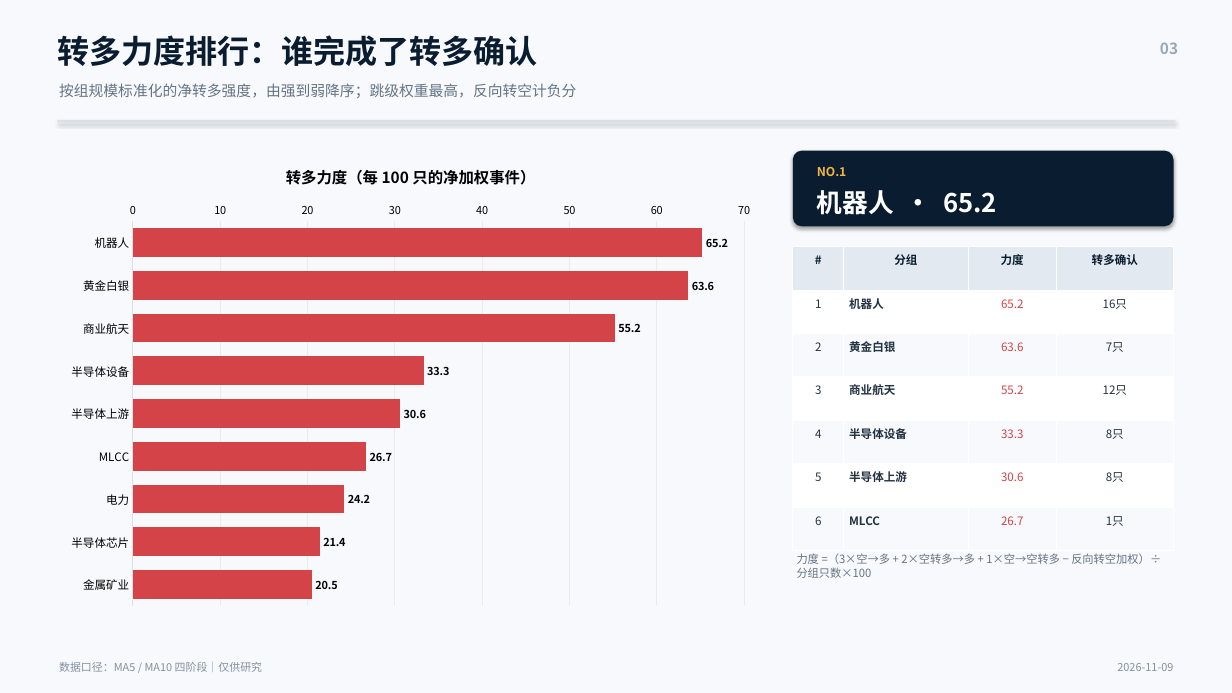
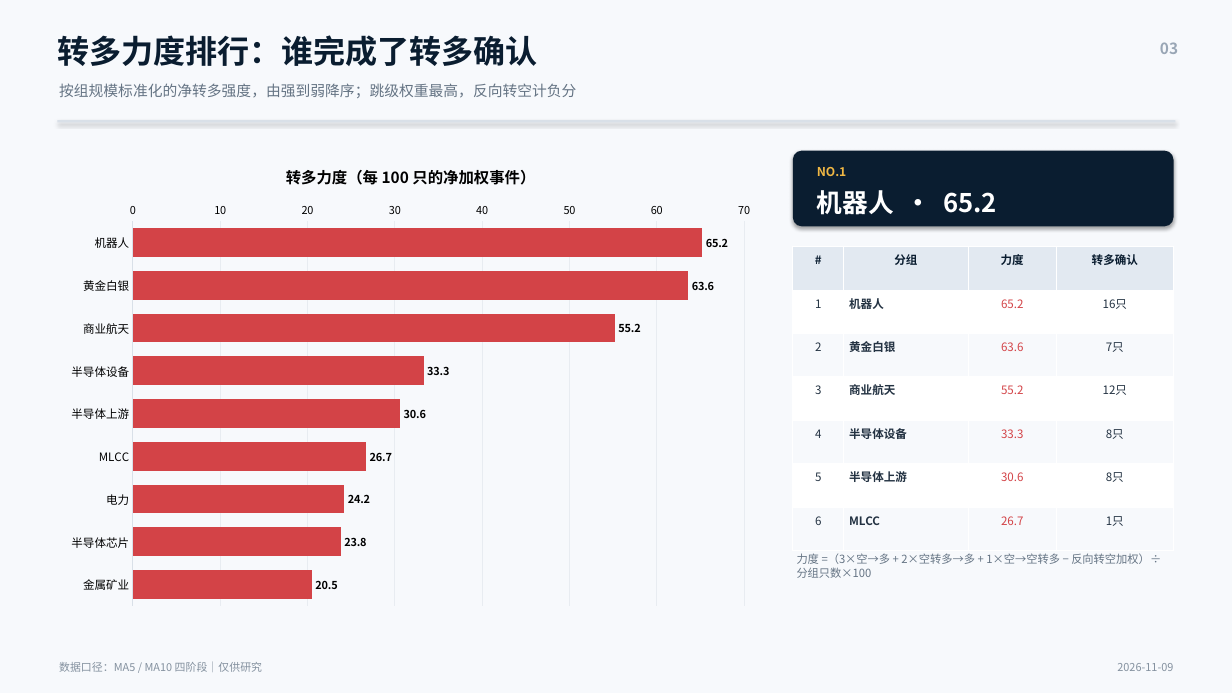
Before and after one commit to nancybhc/a-share-blast-lab, a slide deck: slide 3 of assets/多空阶段简报_2026-11-09.pptx. Drawn at 1232x693 pixels with LibreOffice and Linux fonts; fonts in the diff are those of the drawing. Boxes give left, top, right and bottom in pixels: in the first picture for what was removed or moved away, otherwise in the second. Text is boxed around its words. In the diff, an @@ line names an element or a change of style, - is before the commit and + after.

```diff
--- a/assets/多空阶段简报_2026-11-09.pptx
+++ b/assets/多空阶段简报_2026-11-09.pptx
@@ bar chart at bbox=[57, 146, 764, 616] @@
@@ Series 1, 半导体芯片: 21.4 to 23.8 @@
```
Also in this commit, not shown: 3 other slides changed, 10 other files.
